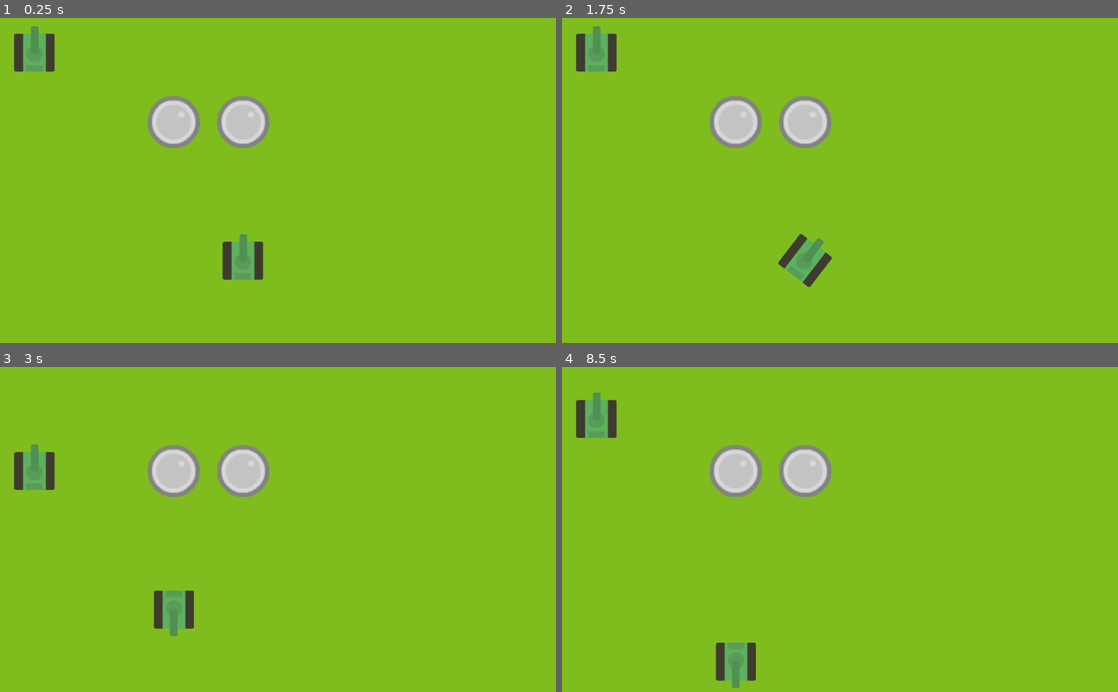
Above: before the commit, frames 1-4 (two rows, left to right).
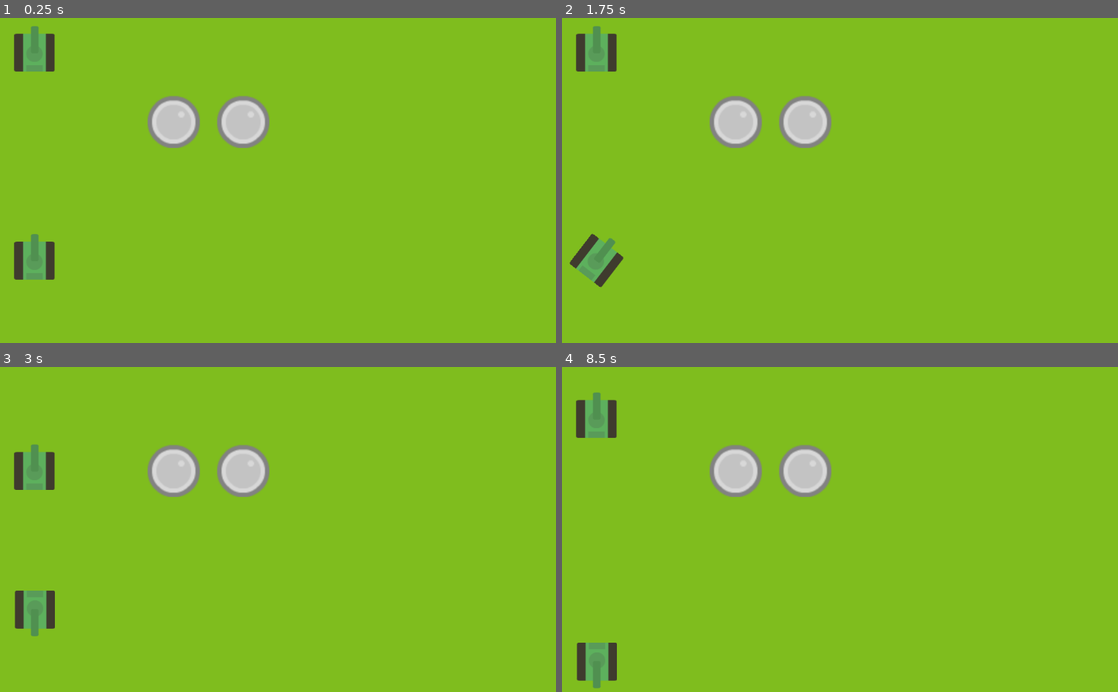
Above: after the commit, the same moments.

Repository: lendroit/tanktank
Game: Godot game, scene res://World.tscn
The game is run twice, just before and just after one commit, with the same random seed, the same clock (stepped at 60 frames per second) and the same inputs.
Inputs:
- Up to frame 1 (0.25 s): no input
- Up to frame 2 (1.75 s): tap Enter (end_turn_p1) at 0.5 s; hold Right (rotate_right_p1) 0.53-1.28 s; hold Enter (end_turn_p1) 0.53-1.28 s; tap Space (shoot_p1) at 1.25 s; hold Down (move_backward_p1) from 1.28 s (still down); tap E (end_turn_p2) at 1.35 s
- Up to frame 3 (3 s): release Down (move_backward_p1) at 2.03 s; hold S (move_backward_p2) 2.03-2.78 s; hold Right (rotate_right_p1) from 2.03 s (still down); tap Up (move_frontward_p1) at 2.85 s
- Up to frame 4 (8.5 s): tap Enter (end_turn_p1) at 3.5, 5, 7.35 s; release Right (rotate_right_p1) at 3.53 s; hold Z (move_frontward_p2) 3.53-4.28 s; hold Left (rotate_left_p1) 3.53-5.03 s; tap Space (shoot_p1) at 4.25, 5.75, 5.85 s; tap Q (rotate_left_p2) at 4.35 s; hold Down (move_backward_p1) 5.03-5.78 s; hold D (rotate_right_p2) 5.03-5.78 s; hold Right (rotate_right_p1) 5.78-8.03 s; hold A (shoot_p2) 6.53-7.28 s; hold Down (move_backward_p1) from 8.03 s (still down); hold E (end_turn_p2) from 8.03 s (still down)

The runs differ from the first frame. In frame 1, 1.8% of the frame differs, in the area x 2-48%, y 66-81%; in frame 2, 1.8%; in frame 3, 1.8%; in frame 4, 1.8%.

Commit message:
chore: align players

Diff:
--- a/Grid.gd
+++ b/Grid.gd
@@ -9,7 +9,7 @@
 var object_positions = []
 var number_of_remaining_actions_to_execute_this_turn = 0
 
-const INITIAL_POSITION_PLAYER_1 = Vector2(3, 3)
+const INITIAL_POSITION_PLAYER_1 = Vector2(0, 3)
 const INITIAL_POSITION_PLAYER_2 = Vector2(0, 0)
 
 var TankClass = preload("res://Tank/Tank.tscn")
